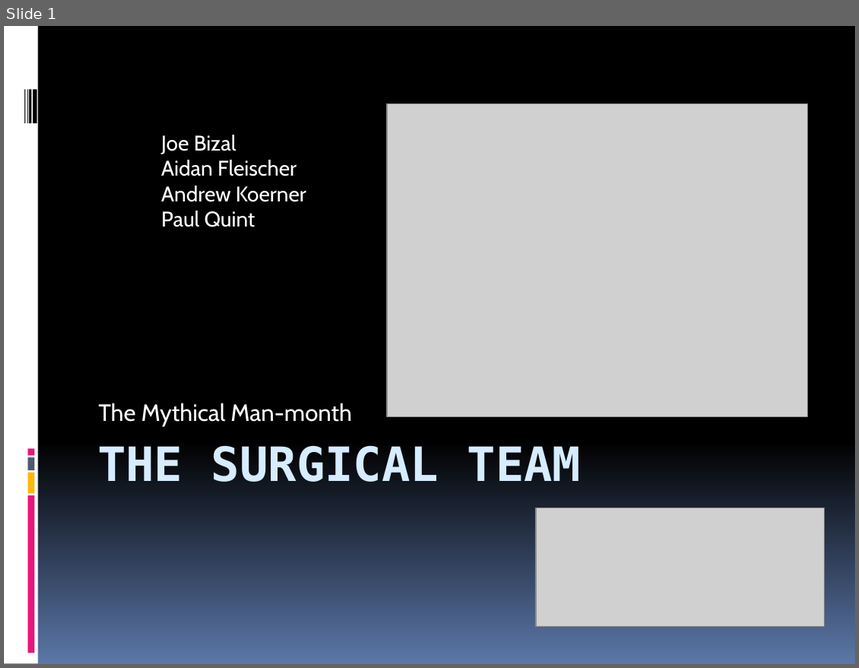
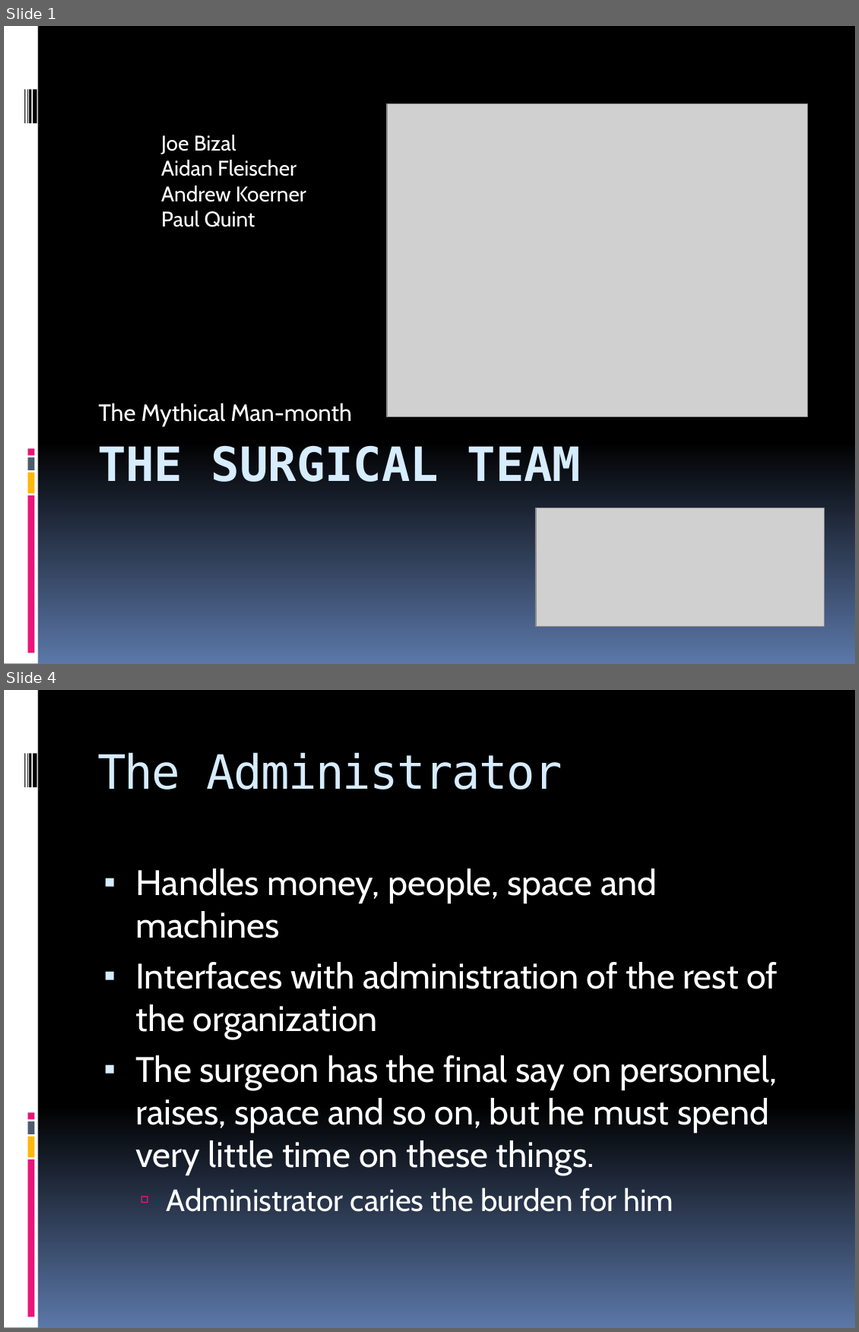
Before and after one commit to akoerner/SoftwareEngineering, a slide deck: homeworks/hw2/MythicalMan-month_SurgicalTeam.pptx. Shown one above the other, each under a label of ours: slide 1 before the commit, slides 1 and 4 after it; the slides between them are not shown. The pictures are 859x668 and 859x1332 pixels, drawn with LibreOffice and Linux fonts; fonts in the diff are those of the drawing; grey boxes stand for pictures. Boxes give left, top, right and bottom in pixels: in the first picture for what was removed or moved away, otherwise in the second. Text is boxed around its words. In the diff, an @@ line names an element or a change of style, - is before the commit and + after.

Commit message:
Added slides on surgeon, copilot, admin, and editor

```diff
--- a/homeworks/hw2/MythicalMan-month_SurgicalTeam.pptx
+++ b/homeworks/hw2/MythicalMan-month_SurgicalTeam.pptx
@@ slide 4 added at (x1=4, y1=690, x2=855, y2=1328), background gradient #000000 to #5B77A8; not listed: 9 template elements that a slide beside it also shows @@
@@ title added at (x1=97, y1=752, x2=562, y2=790), 40 pt, text #D6ECFF @@
+The Administrator
@@ text added at (x1=135, y1=869, x2=778, y2=1212), 30 pt, text #FFFFFF @@
+▪ Handles money, people, space and machines
+▪ Interfaces with administration of the rest of the organization
+▪ The surgeon has the final say on personnel, raises, space and so on, but he must spend very little time on these things.
+  ▫ Administrator caries the burden for him
```
Also in this commit, not shown: 3 other slides added, 3 slides removed.
